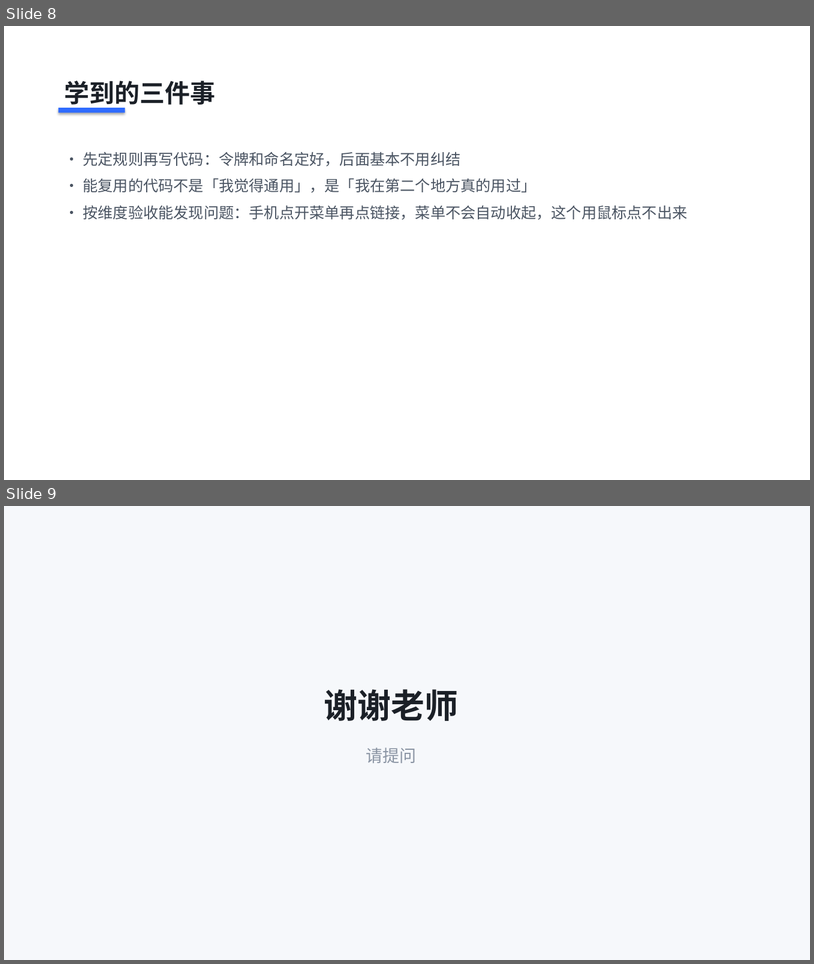
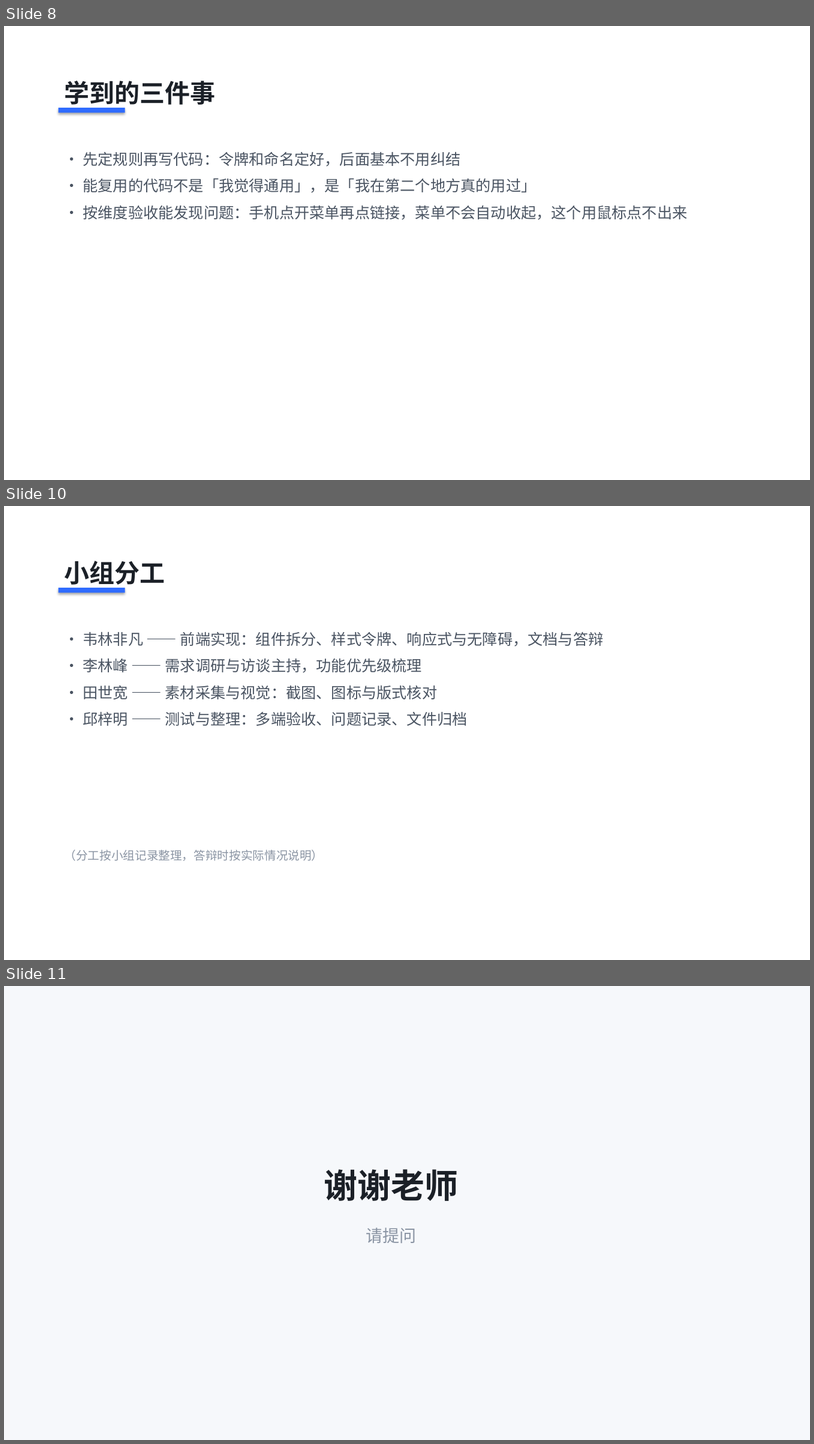
Before and after one commit to Tomoririri/-, a slide deck: docs/韦林非凡-项目答辩.pptx. Shown one above the other, each under a label of ours: slides 8 and 9 before the commit, slides 8, 10 and 11 after it; the slides between them are not shown. The pictures are 814x964 and 814x1444 pixels, drawn with LibreOffice and Linux fonts; fonts in the diff are those of the drawing. Boxes give left, top, right and bottom in pixels: in the first picture for what was removed or moved away, otherwise in the second. Text is boxed around its words. In the diff, an @@ line names an element or a change of style, - is before the commit and + after.

Commit message:
fix(a11y): 配色调到达 WCAG AA，弱化色与标签字加深化
- --color-muted #8A94A3 -> #6B7583 (4.67)
- --color-primary #2F6BFF -> #2559D6 (6.04)
- 标签文字改用深主色，淡底上 7.07
- PPT 补项目结构页与小组分工页

```diff
--- a/docs/韦林非凡-项目答辩.pptx
+++ b/docs/韦林非凡-项目答辩.pptx
@@ slide 10 added at (x1=4, y1=506, x2=810, y2=960), background #FFFFFF @@
@@ text added at (x1=65, y1=561, x2=165, y2=589), 30 pt, text #1B2027, bold @@
+小组分工
@@ rectangle added at (x1=59, y1=588, x2=125, y2=592), fill #2F6BFF @@
@@ text added at (x1=83, y1=632, x2=604, y2=726), 18 pt, text #4A5462 @@
+· 韦林非凡 —— 前端实现：组件拆分、样式令牌、响应式与无障碍，文档与答辩
+· 李林峰 —— 需求调研与访谈主持，功能优先级梳理
+· 田世宽 —— 素材采集与视觉：截图、图标与版式核对
+· 邱梓明 —— 测试与整理：多端验收、问题记录、文件归档
@@ text added at (x1=65, y1=849, x2=324, y2=861), 14 pt, text #8A94A3 @@
+（分工按小组记录整理，答辩时按实际情况说明）
@@ what was slide 9 is now slide 11 @@
```
Also in this commit, not shown: 1 other slide added, 4 other files.
